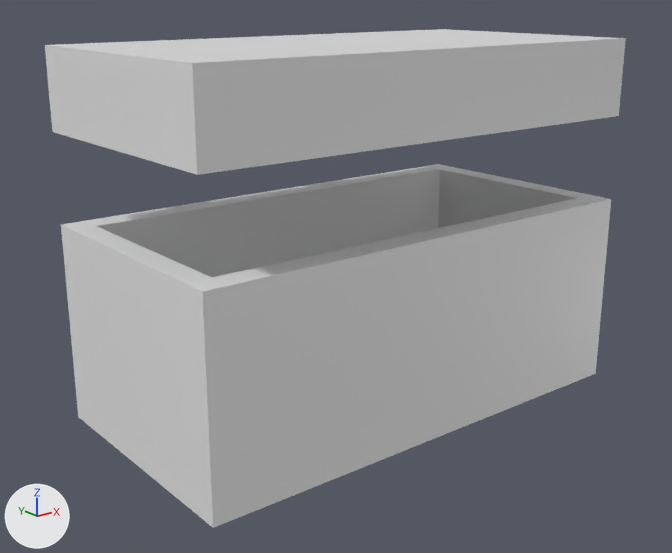
One commit to the Blender file Assets/Models/chest.blend: the scene before it, then after it.
Both versions are drawn from a camera (50 mm lens) standing at (-4.5, -5.43, 3.22) and looking at (-0.17, -0.02, 1.06). Lighting does not change. The marker at lower left points along +X, +Y and +Z.

Objects in the first picture: 'chest', 'lid'.
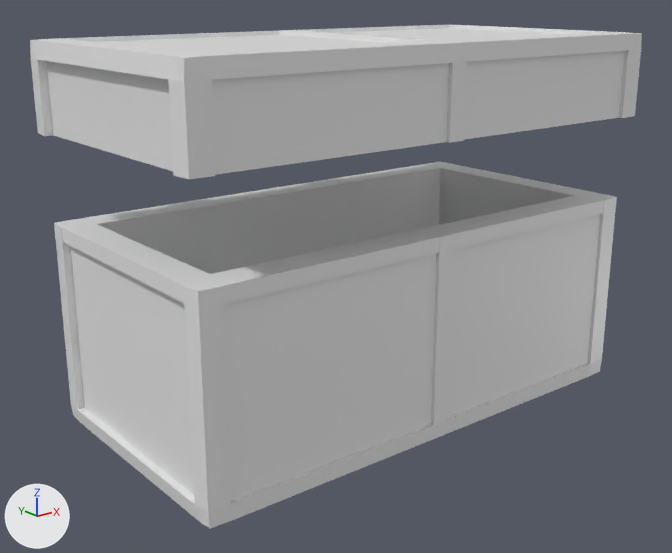
Commit message: Add chest edges

The change in detail:
me_cube is used by ob_chest; location (0.0, 0.0, 1.0); scale (1.93, 1.0, 1.0).
me_cube had 16 vertices, 14 faces and spanned x -1.0..1.0, y -1.0..1.0, z -1.0..0.55.
me_cube now has 200 vertices, 198 faces and spans x -1.03..1.03, y -0.01..2.05, z -1.56..0.0.
me_cube part 2: 16 vertices removed from x -1.0..1.0, y -1.0..1.0, z -1.0..0.55; 200 vertices added at x -1.03..1.03, y -0.01..2.05, z -1.56..0.0.
me_cube_001 is used by ob_lid; location (0.0, 1.02, 2.224); rotation (3.142, 0.0, 0.0), in degrees (180, 0, 0); scale (1.93, 1.0, 1.0).
me_cube_001 had 16 vertices, 14 faces and spanned x -1.0..1.0, y 0.02..2.02, z -0.6..0.0.
me_cube_001 now has 148 vertices, 146 faces and spans x -1.03..1.03, y -0.01..2.05, z -0.63..0.0.
me_cube_001 part 1: 4 vertices removed from x -1.0..1.0, y 0.02..2.02, z -0.6; 136 vertices added at x -1.03..1.03, y -0.01..2.05, z -0.63..0.0.
Object 'chest' (ob_chest) moves from (0.0, 0.0, 1.0) to (0.0, 1.02, 1.561).
Object 'chest' (ob_chest) turns from (0, 0, 0) to (180, 0, 0) degrees about x, y and z.
Object 'chest' (ob_chest) is rescaled from (1.93, 1.0, 1.0) to (1.93, 1.0, -1.0).
Object 'lid' (ob_lid) is rescaled from (1.93, 1.0, 1.0) to (1.99, 1.03, 1.03).

Location of each change, (x1, y1, x2, y2) in pixels of the pictures (672 x 553 px):
'chest', reshaped, moved, turned, rescaled: before (61, 164, 611, 528); after (54, 162, 617, 528)
'lid', reshaped, rescaled: before (45, 29, 626, 175); after (30, 25, 642, 179)
